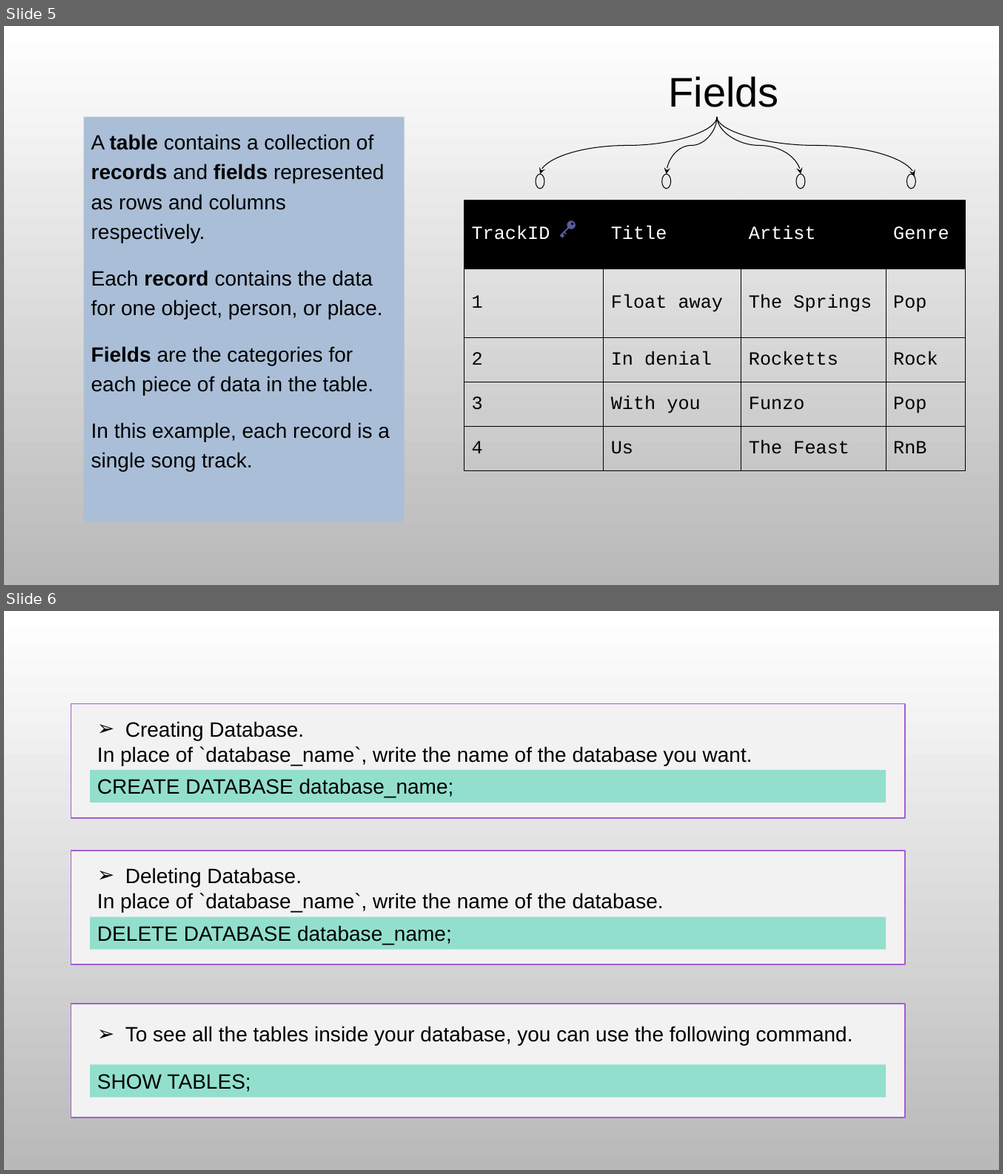
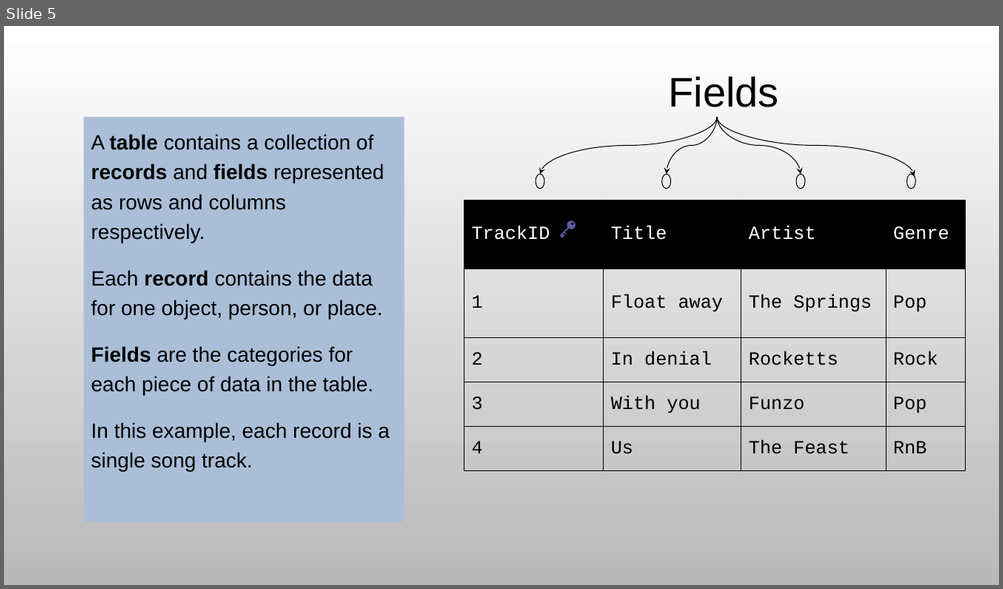
Before and after one commit to zubayr-ahmad/TeachHub, a slide deck: SQL/Lecture01/lect01.pptx. Shown one above the other, each under a label of ours: slides 5 and 6 before the commit, slide 5 after it. The pictures are 1003x1174 and 1003x589 pixels, drawn with LibreOffice and Linux fonts; fonts in the diff are those of the drawing; background and template pictures are left out. Boxes give left, top, right and bottom in pixels: in the first picture for what was removed or moved away, otherwise in the second. Text is boxed around its words. In the diff, an @@ line names an element or a change of style, - is before the commit and + after.

```diff
--- a/SQL/Lecture01/lect01.pptx
+++ b/SQL/Lecture01/lect01.pptx
@@ slide 6 removed at [4, 611, 999, 1170], background picture (left out) @@
@@ rectangle removed at [71, 704, 905, 818] @@
@@ text removed at [97, 721, 752, 766] @@
-➢ Creating Database.
-In place of `database_name`, write the name of the database you want.
@@ rectangle removed at [90, 770, 886, 803] @@
-CREATE DATABASE database_name;
@@ rectangle removed at [71, 851, 905, 965] @@
@@ text removed at [97, 868, 663, 912] @@
-➢ Deleting Database.
-In place of `database_name`, write the name of the database.
@@ rectangle removed at [90, 917, 886, 950] @@
-DELETE DATABASE database_name;
@@ rectangle removed at [71, 1003, 905, 1118] @@
@@ text removed at [125, 1026, 853, 1046] @@
-➢ To see all the tables inside your database, you can use the following command.
@@ rectangle removed at [90, 1065, 886, 1098] @@
-SHOW TABLES;
```
Also in this commit, not shown: 1 other slide removed, 2 other files.
